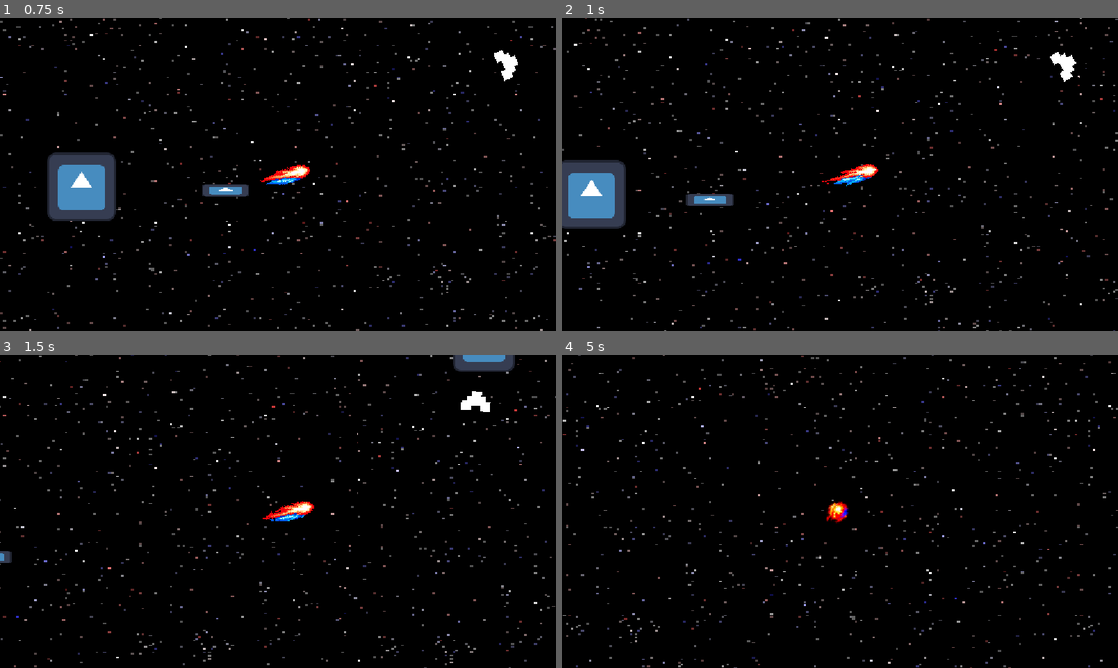
Above: before the commit, frames 1-4 (two rows, left to right).
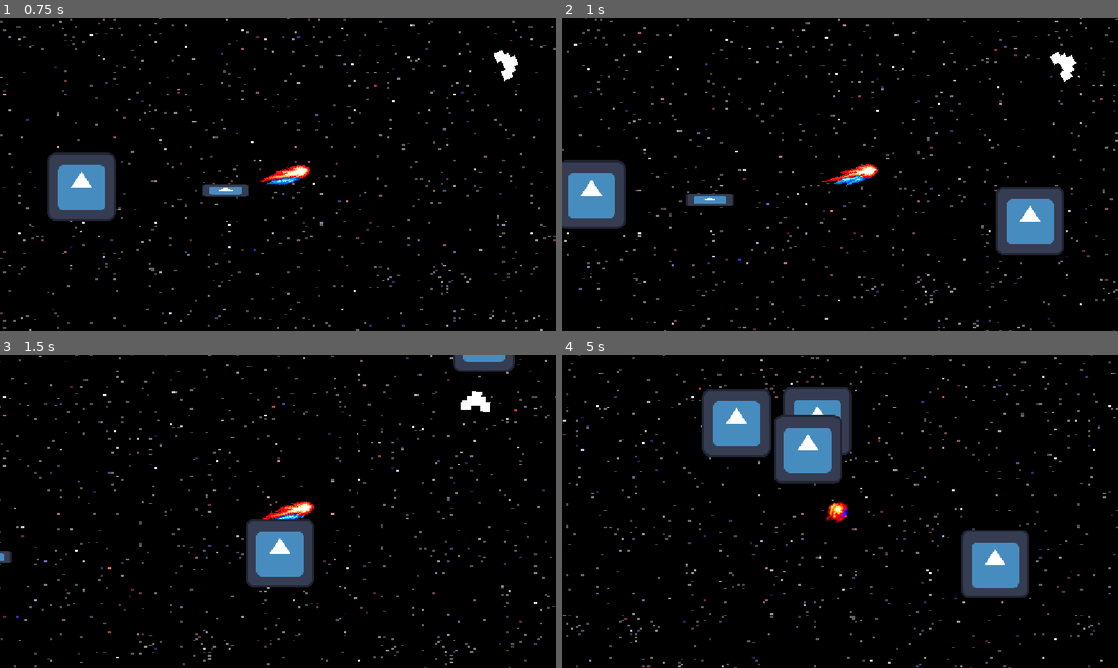
Above: after the commit, the same moments.

Repository: TheBullfrogEngineer/Bounceback2026
Game: Godot game, scene res://TestLevel.tscn
The game is run twice, just before and just after one commit, with the same random seed, the same clock (stepped at 60 frames per second) and the same inputs. The engine's default icon, where the game draws it, is replaced by a stand-in: a white triangle on a blue panel in a dark square.
Inputs (mouse positions are in pixels of both pictures, inside the frame that each line leads up to):
- Up to frame 1 (0.75 s): move the mouse to (400, 158) at 0.52 s; click (400, 158) at 0.6 s
- Up to frame 2 (1 s): no input
- Up to frame 3 (1.5 s): move the mouse to (166, 527) at 1.27 s; tap W (propel) at 1.35 s
- Up to frame 4 (5 s): move the mouse to (895, 442) at 2.02 s; click (895, 442) at 2.1 s; move the mouse to (812, 574) at 2.77 s; tap W (propel) at 2.85, 4.35 s; move the mouse to (1006, 558) at 3.52 s; click (1006, 558) at 3.6 s; move the mouse to (673, 464) at 4.27 s

Frame 1 is identical in both runs. In frame 2, 2.6% of the frame differs, in the area x 78-91%, y 54-76%; in frame 3, 2.6%; in frame 4, 9.3%, in the area x 25-84%, y 10-78%.

Commit message:
spawner

Diff:
--- a/bounceback-2026-main-(1)/comet.gd
+++ b/bounceback-2026-main-(1)/comet.gd
@@ -16,7 +16,8 @@
 var can_move = true
 var can_dash = true
 var bounce_lock = false
-
+@export var enemy_scene: PackedScene # Drag your enemy.tscn here in the Inspector
+@onready var spawn_location: PathFollow2D = $EnemySpawnPath/SpawnLocation
 @onready var sprite = $AnimatedSprite2D
 
 func _ready() -> void:
@@ -134,3 +135,16 @@
 	global_position = Vector2.ZERO
 	velocity = Vector2.ZERO
 	dashing = false
+
+
+func _on_timer_timeout() -> void:
+	if enemy_scene == null:
+		return
+	# 1. Pick a random point along the Path2D perimeter
+	spawn_location.progress_ratio = randf()
+	# 2. Instantiate the enemy
+	var enemy = enemy_scene.instantiate()
+	# 3. Set its global position to the random point
+	enemy.global_position = spawn_location.global_position
+	# 4. Add the enemy to the main game world (NOT as a child of the player)
+	get_tree().current_scene.add_child(enemy)
--- a/bounceback-2026-main-(1)/comet.tscn
+++ b/bounceback-2026-main-(1)/comet.tscn
@@ -2,7 +2,8 @@
 
 [ext_resource type="Script" uid="uid://v35o8hab2mob" path="res://comet.gd" id="1_5wt7a"]
 [ext_resource type="Texture2D" uid="uid://dtcosbg8ymdx4" path="res://Animations/3×3 Pixel-Art Fireball Spritesheet.png" id="2_3s670"]
-[ext_resource type="Texture2D" uid="uid://doj1iwknwncth" path="res://Animations/sprite-animation-64x64-8f-sheet.png" id="2_imve7"]
+[ext_resource type="Texture2D" uid="uid://c2wyetr0iaqm1" path="res://Animations/sprite-animation-64x64-8f-sheet.png" id="2_imve7"]
+[ext_resource type="PackedScene" uid="uid://cuvs10hp7qs3d" path="res://enemy.tscn" id="2_k8xgu"]
 
 [sub_resource type="CircleShape2D" id="CircleShape2D_4ayxd"]
 radius = 85.37564
@@ -132,8 +133,15 @@
 "speed": 8.0
 }]
 
+[sub_resource type="Curve2D" id="Curve2D_3s670"]
+_data = {
+"points": PackedVector2Array(0, 0, 0, 0, 0, 0, 0, 0, 0, 0, 2000.252, 0, 0, 0, 0, 0, 2000, 2000, 0, 0, 0, 0, 0, 2000.043)
+}
+point_count = 4
+
 [node name="Player" type="CharacterBody2D" unique_id=284270887]
 script = ExtResource("1_5wt7a")
+enemy_scene = ExtResource("2_k8xgu")
 
 [node name="CollisionShape2D" type="CollisionShape2D" parent="." unique_id=636722214]
 shape = SubResource("CircleShape2D_4ayxd")
@@ -154,4 +162,15 @@
 [node name="dash_timer" type="Timer" parent="." unique_id=318837230]
 wait_time = 0.4
 
+[node name="EnemySpawnPath" type="Path2D" parent="." unique_id=2112720373]
+position = Vector2(-1789, -284.79468)
+scale = Vector2(1.6980001, 0.5519973)
+curve = SubResource("Curve2D_3s670")
+
+[node name="SpawnLocation" type="PathFollow2D" parent="EnemySpawnPath" unique_id=1513761111]
+
+[node name="Timer" type="Timer" parent="." unique_id=1440721725]
+autostart = true
+
 [connection signal="timeout" from="dash_timer" to="." method="_on_dash_timer_timeout"]
+[connection signal="timeout" from="Timer" to="." method="_on_timer_timeout"]
Not shown, added: bounceback-2026-main-(1)/Bounceback2026-main/.gitattributes
